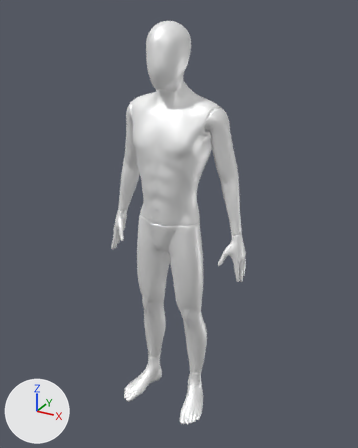
Renders of the FBX model Assets/Art/Models/Mannequin/Mannequin.fbx from each side of a commit.
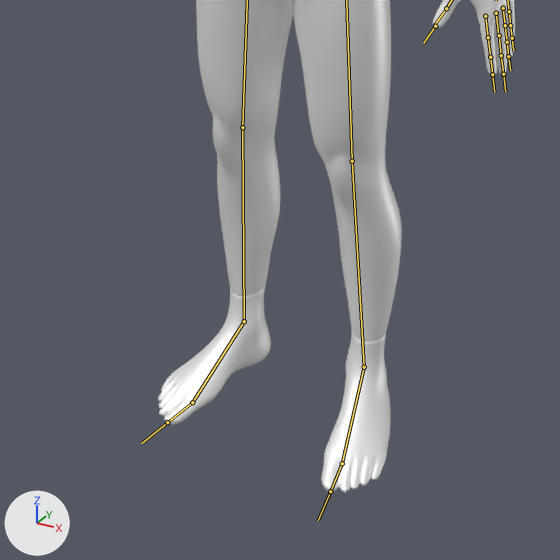
There are two pictures of each version: one whole from a 50 mm camera at (0.999, -1.746, 1.822) aimed at (0.034, 0.009, 0.945), one close up on the part from 19% to 73% of the width and 57% to 100% of the height. The lights are fixed; the arrows at lower left show +X, +Y and +Z. Both versions are drawn at frame 1 of the action 'Mannequin|Mannequin_Idle'; the numbers are the values there. The bones that bend it are drawn over the model as lines in the close-ups.

Names of what the first close-up shows: 'Ch36'.
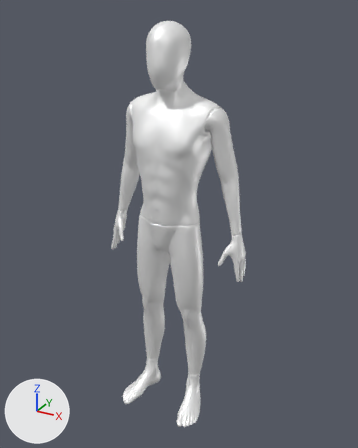
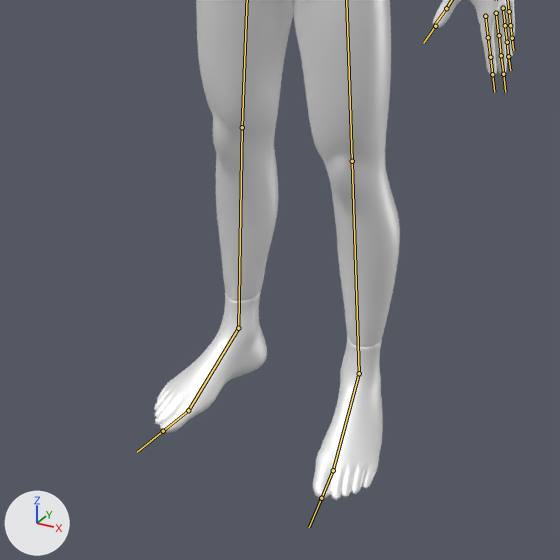
Boxes (x1, y1, x2, y2) around the edits, measured in the close-ups (560 x 560 px):
'Ch36', posed
    before: (158, 0, 515, 493)
    after: (154, 0, 515, 501)
bone 'Leg.L', root to tip
    before: (352, 161) to (364, 367)
    after: (352, 161) to (359, 373)
bone 'Foot.L', root to tip
    before: (364, 367) to (342, 463)
    after: (359, 373) to (333, 470)
bone 'Leg.R', root to tip
    before: (242, 127) to (244, 321)
    after: (242, 127) to (238, 328)
bone 'Foot.R', root to tip
    before: (244, 321) to (192, 402)
    after: (238, 328) to (188, 410)

Edits to the bpy script that builds the scene:
```text
Change bone_leg_l:
    where bone_leg_l = bpy.data.objects['Mannequin'].pose.bones['Leg.L']  # child of 'UpLeg.L'
    bone_leg_l.rotation_quaternion: (1.0, -0.025, 0.0, 0.0) -> (1.0, -0.003, 0.0, 0.0)  # degrees (-3, 0, 0) -> degrees (0, 0, 0)
Change bone_foot_l:
    where bone_foot_l = bpy.data.objects['Mannequin'].pose.bones['Foot.L']  # child of 'Leg.L'
    bone_foot_l.rotation_quaternion: (0.998, -0.018, 0.011, 0.059) -> (0.998, -0.033, -0.014, 0.044)  # degrees (-2, 1, 7) -> degrees (-4, -1, 5)
Change bone_leg_r:
    where bone_leg_r = bpy.data.objects['Mannequin'].pose.bones['Leg.R']  # child of 'UpLeg.R'
    bone_leg_r.rotation_quaternion: (1.0, -0.025, 0.0, 0.0) -> (1.0, -0.003, 0.0, 0.0)  # degrees (-3, 0, 0) -> degrees (0, 0, 0)
Change bone_foot_r:
    where bone_foot_r = bpy.data.objects['Mannequin'].pose.bones['Foot.R']  # child of 'Leg.R'
    bone_foot_r.rotation_quaternion: (0.998, -0.018, -0.011, -0.059) -> (0.998, -0.033, 0.014, -0.044)  # degrees (-2, -1, -7) -> degrees (-4, 1, -5)
```
